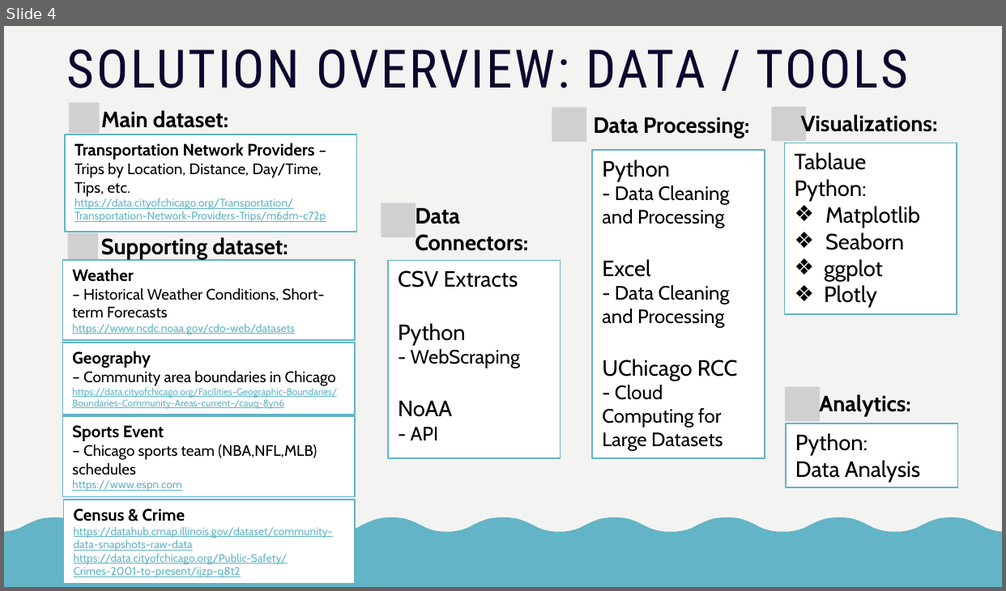
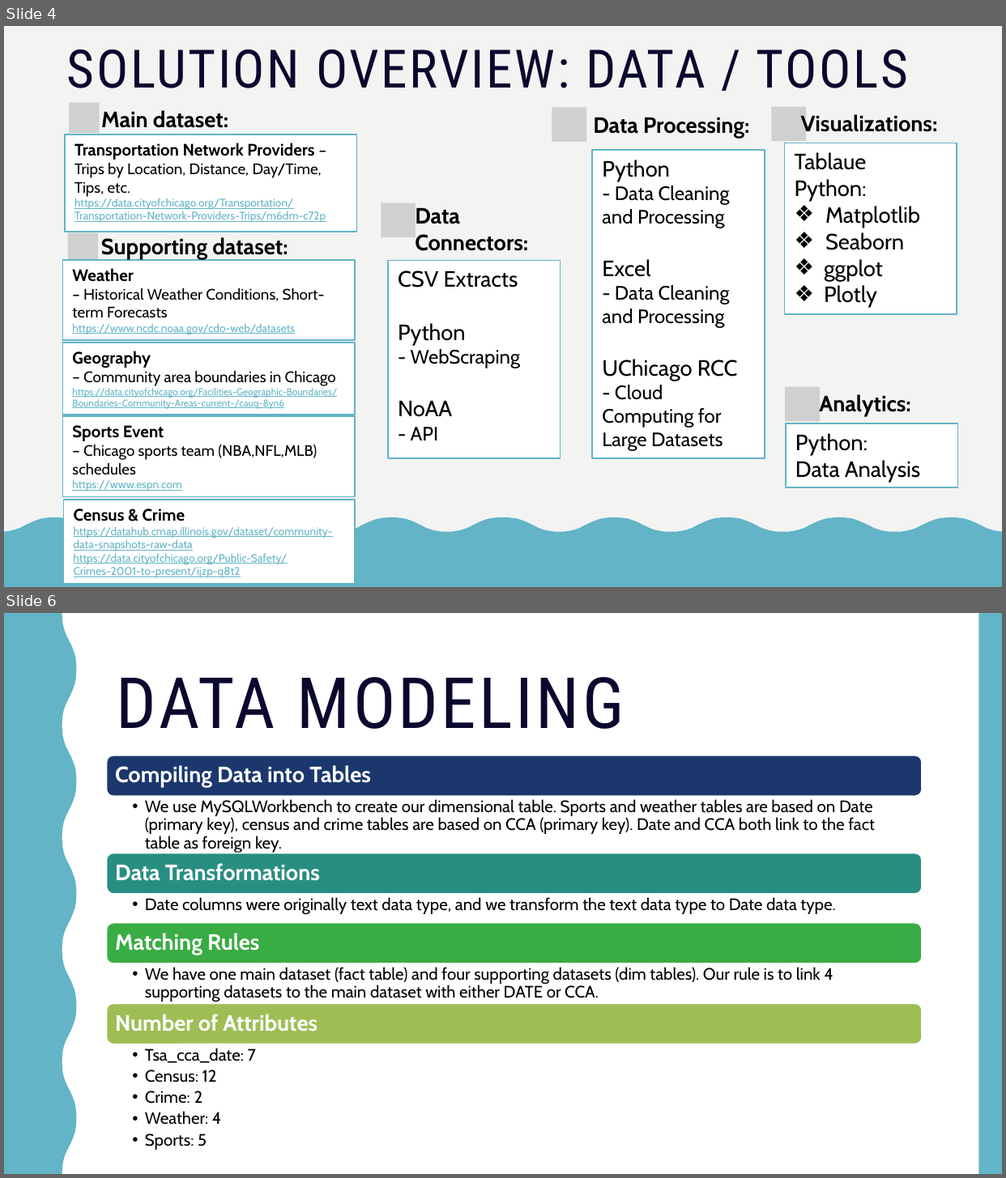
Before and after one commit to Data-Engineering-Platform-Final-Project/DEPA-FP-Files, a slide deck: DEPA Final Project PPT.pptx. Shown one above the other, each under a label of ours: slide 4 before the commit, slides 4 and 6 after it; the slides between them are not shown. The pictures are 1006x591 and 1006x1178 pixels, drawn with LibreOffice and Linux fonts; fonts in the diff are those of the drawing; grey boxes stand for pictures. Boxes give left, top, right and bottom in pixels: in the first picture for what was removed or moved away, otherwise in the second. Text is boxed around its words. In the diff, an @@ line names an element or a change of style, - is before the commit and + after.

```diff
--- a/DEPA Final Project PPT.pptx
+++ b/DEPA Final Project PPT.pptx
@@ slide 6 added at box(4, 613, 1002, 1174), background #FFFFFF @@
@@ freeform shape added at box(4, 613, 77, 1174), fill #0B082E @@
@@ rectangle added at box(4, 613, 1002, 1174), fill #FFFFFF @@
@@ freeform shape added at box(4, 613, 77, 1174), fill #62B4C6 @@
@@ rectangle added at box(979, 613, 1002, 1174), fill #62B4C6 @@
@@ title added at box(117, 677, 624, 729), 51 pt, text #0B082E @@
+DATA MODELING
@@ group added at box(107, 756, 922, 1150): 8 texts, 4 rounded rectangles @@
+Compiling Data into Tables
+  • We use MySQLWorkbench to create our dimensional table. Sports and weather tables are based on Date (primary key), census and crime tables are based on CCA (primary key). Date and CCA both link to the fact table as foreign key.
+Data Transformations
+  • Date columns were originally text data type, and we transform the text data type to Date data type.
+Matching Rules
+  • We have one main dataset (fact table) and four supporting datasets (dim tables). Our rule is to link 4 supporting datasets to the main dataset with either DATE or CCA.
+Number of Attributes
+  • Tsa_cca_date: 7
+  • Census: 12
+  • Crime: 2
+  • Weather: 4
+  • Sports: 5
```
Also in this commit, not shown: 2 slides changed, 1 other slide added, 2 slides removed.
